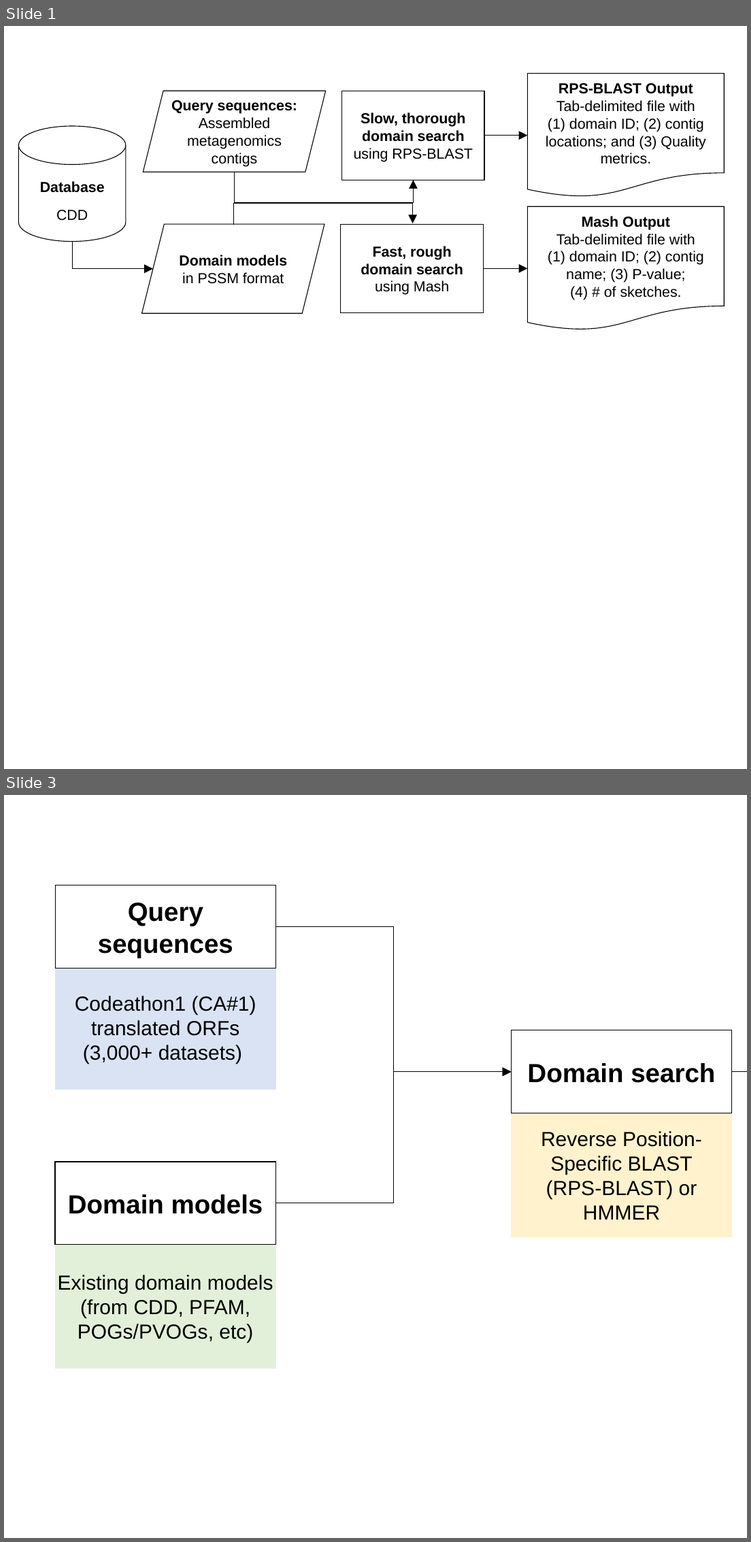
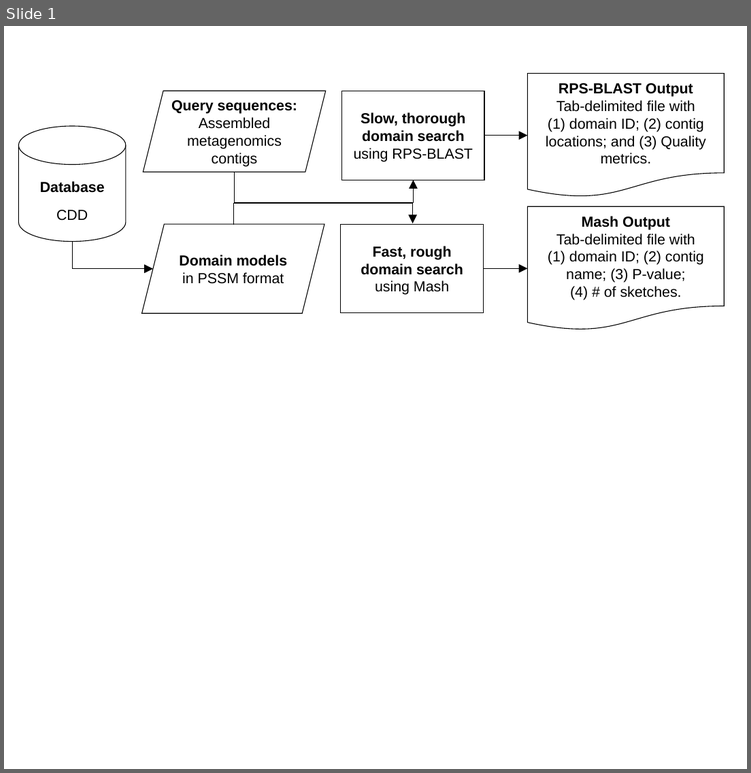
Before and after one commit to NCBI-Codeathons/Domain_HMM_Boundaries, a slide deck: figures/workflow_codeathon.pptx. Shown one above the other, each under a label of ours: slides 1 and 3 before the commit, slide 1 after it; the slides between them are not shown. The pictures are 751x1542 and 751x773 pixels, drawn with LibreOffice and Linux fonts; fonts in the diff are those of the drawing. Boxes give left, top, right and bottom in pixels: in the first picture for what was removed or moved away, otherwise in the second. Text is boxed around its words. In the diff, an @@ line names an element or a change of style, - is before the commit and + after.

```diff
--- a/figures/workflow_codeathon.pptx
+++ b/figures/workflow_codeathon.pptx
@@ slide 3 removed at (4,795,747,1538), background #FFFFFF @@
@@ rectangle removed at (55,885,276,968) @@
-Query
-sequences
@@ elbow arrow removed from (275, 927) to (511, 1072) @@
@@ rectangle removed at (55,966,276,1089) @@
-Codeathon1 (CA#1) translated ORFs
-(3,000+ datasets)
@@ rectangle removed at (511,1031,732,1113) @@
-Domain search
@@ elbow arrow removed from (275, 1202) to (511, 1072) @@
@@ elbow arrow removed from (731, 1072) to (747, 1072) @@
@@ rectangle removed at (511,1113,732,1237) @@
-Reverse Position-Specific BLAST
-(RPS-BLAST) or HMMER
@@ rectangle removed at (55,1162,276,1244) @@
-Domain models
@@ rectangle removed at (55,1244,276,1368) @@
-  Existing domain models (from CDD, PFAM, POGs/PVOGs, etc)
```
Also in this commit, not shown: 1 slide added, 1 other slide removed, 1 other file.
